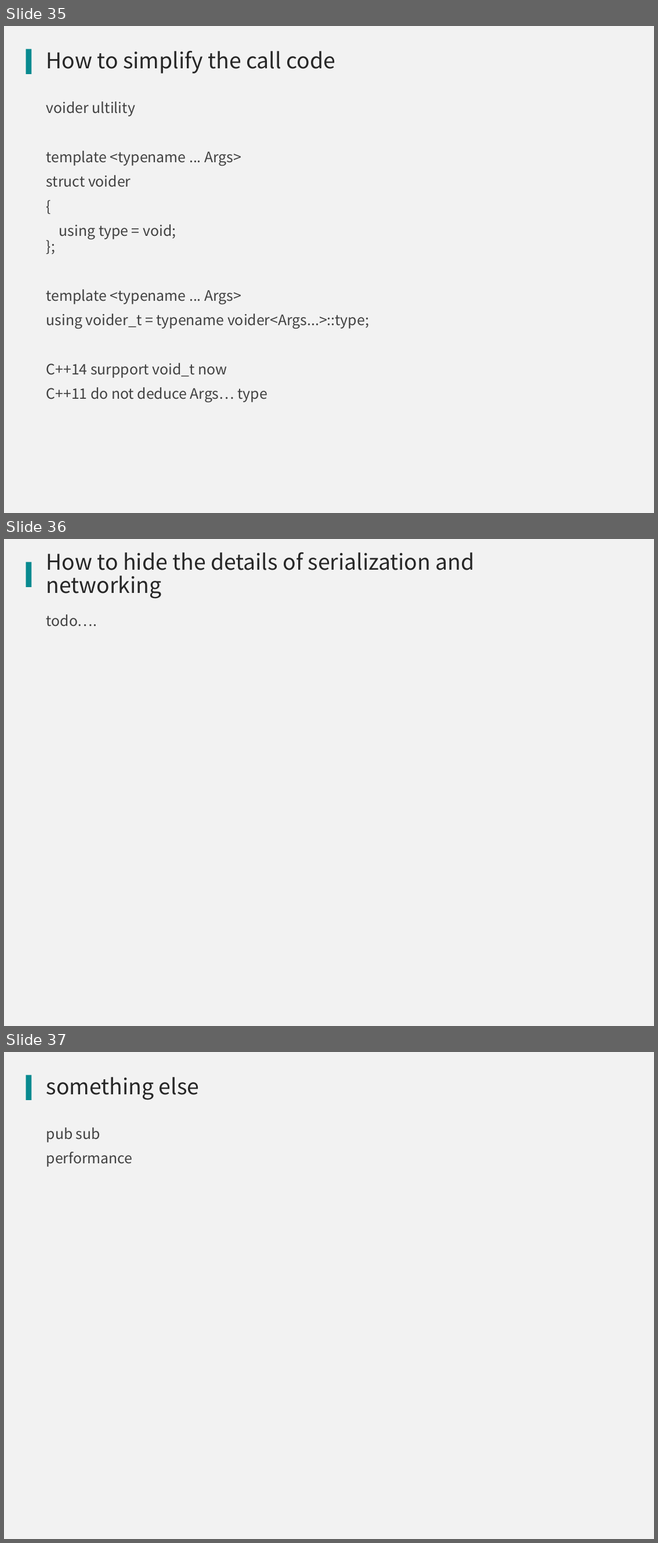
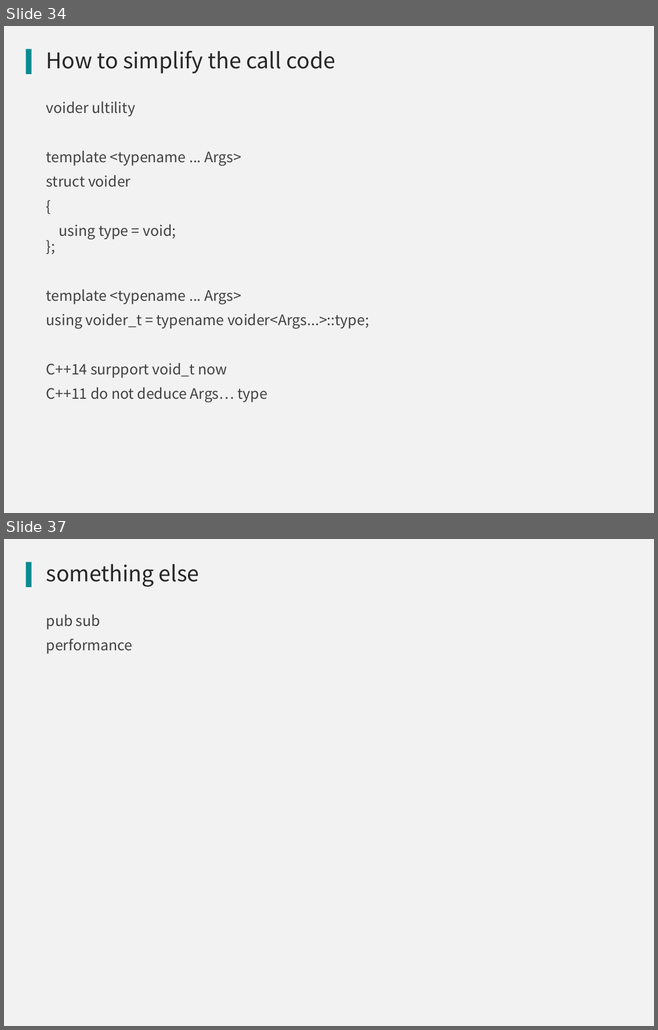
Before and after one commit to qicosmos/cppnow2017-ppt, a slide deck: An easy to use RPC framework implemented by c++11 and c++14.pptx. Shown one above the other, each under a label of ours: slides 35, 36 and 37 before the commit, slides 34 and 37 after it; the slides between them are not shown. The pictures are 658x1543 and 658x1030 pixels, drawn with LibreOffice and Linux fonts; fonts in the diff are those of the drawing; background and template pictures are left out. Boxes give left, top, right and bottom in pixels: in the first picture for what was removed or moved away, otherwise in the second. Text is boxed around its words. In the diff, an @@ line names an element or a change of style, - is before the commit and + after.

```diff
--- a/An easy to use RPC framework implemented by c++11 and c++14.pptx
+++ b/An easy to use RPC framework implemented by c++11 and c++14.pptx
@@ slide 36 removed at [4,539,654,1026], background #F2F2F2; not listed: 1 template element that a slide beside it also shows @@
@@ title removed at [46,552,474,599] @@
-How to hide the details of serialization and networking
@@ text removed at [46,614,97,627] @@
-todo….
@@ what was slide 35 is now slide 34 @@
```
Also in this commit, not shown: 11 slides changed, 1 slide added.
